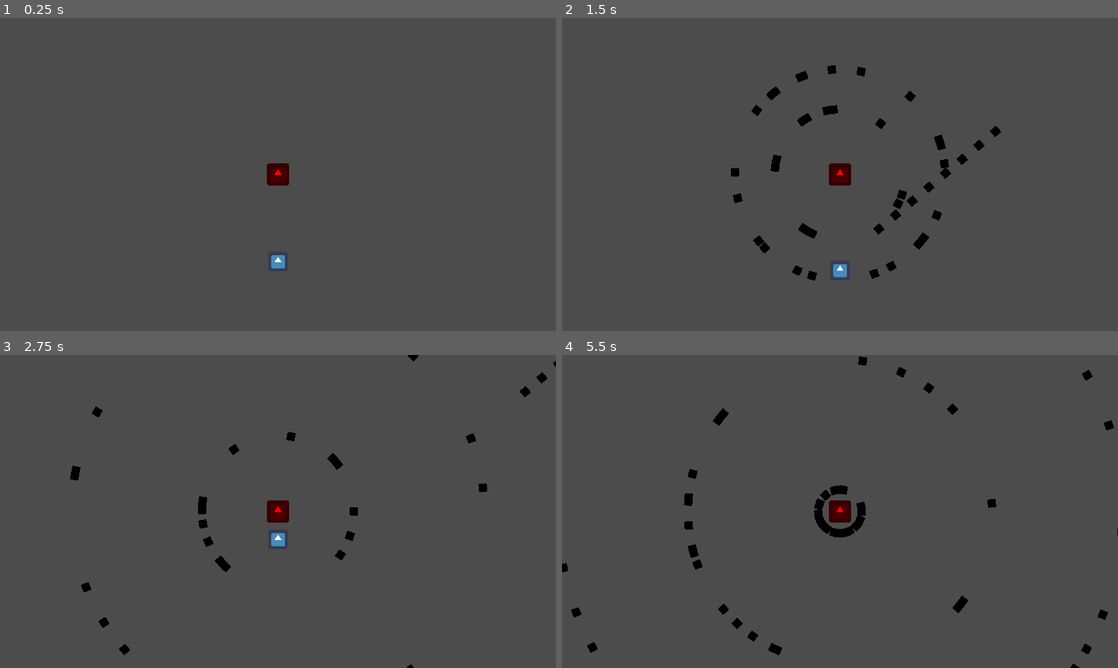
Above: before the commit, frames 1-4 (two rows, left to right).
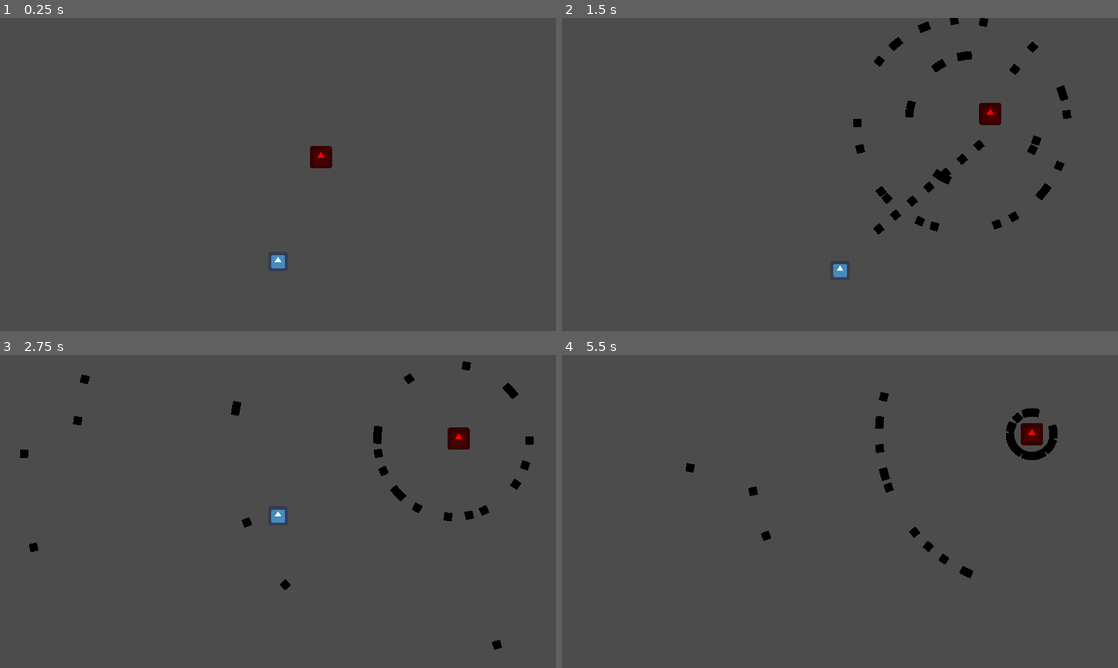
Above: after the commit, the same moments.

Repository: warriormaster12/HeartTale
Game: Godot game, scene res://Levels/BossLevel.tscn
Two runs of this game, one before a commit and one after it. Both use one fixed random seed, a clock stepped at 60 frames per second and the inputs below. The engine's default icon, where the game draws it, is replaced by a stand-in: a white triangle on a blue panel in a dark square.
Inputs (mouse positions are in pixels of both pictures, inside the frame that each line leads up to):
- Up to frame 1 (0.25 s): no input
- Up to frame 2 (1.5 s): move the mouse to (962, 158) at 0.52 s; press the mouse at (962, 158) at 0.53 s; move the mouse to (728, 190) at 1.27 s; release the mouse at (728, 190) at 1.28 s; tap S (move_b) at 1.35 s
- Up to frame 3 (2.75 s): move the mouse to (333, 442) at 2.02 s; hold W (move_f) from 2.03 s (still down)
- Up to frame 4 (5.5 s): move the mouse to (812, 574) at 2.77 s; release W (move_f) at 2.78 s; tap A (move_l) at 2.85 s; move the mouse to (1006, 558) at 3.52 s; hold D (move_r) 3.53-4.28 s; move the mouse to (673, 464) at 4.27 s; click (673, 464) at 4.35 s; move the mouse to (867, 511) at 5.02 s; hold S (move_b) from 5.03 s (still down)

The runs differ from the first frame. In frame 1, 0.6% of the frame differs, in the area x 48-60%, y 40-54%; in frame 2, 3.0%; in frame 3, 2.6%; in frame 4, 3.2%, in the area x 0-100%, y 0-100%.

Commit message:
intial random movement. It's fun according to a random playtester

Diff:
--- a/GameObjects/Enemy/BehaviourTree/BTRoot.gd
+++ b/GameObjects/Enemy/BehaviourTree/BTRoot.gd
@@ -34,10 +34,7 @@
 			_wait(5.0)
 			ai_target_node._shoot_laser()
 			_wait(5.0)
-			_wait(5.0)
-			for i in range(0, 1):
-				ai_target_node._shoot_laser()
-				_wait(1.0)
+
 
 
 func _wait(wait_time):
--- a/GameObjects/Enemy/Enemy.gd
+++ b/GameObjects/Enemy/Enemy.gd
@@ -4,19 +4,26 @@
 var bullet = preload("res://GameObjects/Bullet/Bullet.tscn")
 var bullet_startPosition = Vector2()
 export var fire_delay = 0.8
-export var health = 100
+export var health = 5000
+export(Array, NodePath) var targets
 export (NodePath) var sfx_audio_source
+
 onready var rotator_node = get_node("rotator")
 onready var timer = get_node("BulletSpawnDelay")
+onready var MovementTimer = get_node("MovementTime")
 onready var sfx_audio_source_node = get_node(sfx_audio_source)
 var can_fire = false
+var new_pos
 
 
 # Called when the node enters the scene tree for the first time.
 func _ready():
 	timer.set_wait_time(fire_delay)
 	timer.start()
+	MovementTimer.set_wait_time(3.0)
+	MovementTimer.start()
 	rotator_node.position = self.position
+	_calculate_position()
 
 
 # Called every frame. 'delta' is the elapsed time since the previous frame.
@@ -25,6 +32,7 @@
 
 func _physics_process(delta):
 	_calculate_health()
+	_move(delta)
 
 
 
@@ -66,6 +74,20 @@
 func _calculate_health():
 	if(!health > 0):
 		get_tree().queue_delete(self)
+func _calculate_position():
+	var current_target = get_node(targets[rand_range(0, targets.size()-1)])
+	new_pos = current_target.position
+
+func _move(delta):
+	rotator_node.position = self.position
+	var t = 0
+	t += delta * 1.0
+	self.position = self.position.linear_interpolate(new_pos, t)
 
 func _on_Timer_timeout():
 	can_fire = true
+
+
+
+func _on_MovementTime_timeout():
+	_calculate_position()
--- a/GameObjects/Enemy/Enemy.tscn
+++ b/GameObjects/Enemy/Enemy.tscn
@@ -31,4 +31,7 @@
 [node name="SFX" type="AudioStreamPlayer2D" parent="."]
 stream = ExtResource( 4 )
 bus = "SFX"
+
+[node name="MovementTime" type="Timer" parent="."]
 [connection signal="timeout" from="BulletSpawnDelay" to="." method="_on_Timer_timeout"]
+[connection signal="timeout" from="MovementTime" to="." method="_on_MovementTime_timeout"]
--- a/Levels/BossLevel.tscn
+++ b/Levels/BossLevel.tscn
@@ -12,8 +12,18 @@
 [node name="Enemy" parent="." instance=ExtResource( 2 )]
 position = Vector2( 512, 300 )
 fire_delay = 0.6
-health = 100
+health = 5000
+targets = [ NodePath("../Target"), NodePath("../Target2"), NodePath("../Target3") ]
 
 [node name="CustomCamera" parent="." instance=ExtResource( 3 )]
 position = Vector2( 512, 300 )
 current = true
+
+[node name="Target" type="Node2D" parent="."]
+position = Vector2( 100, 400 )
+
+[node name="Target2" type="Node2D" parent="."]
+position = Vector2( 955.599, 121.4 )
+
+[node name="Target3" type="Node2D" parent="."]
+position = Vector2( 1029.14, 548.492 )
